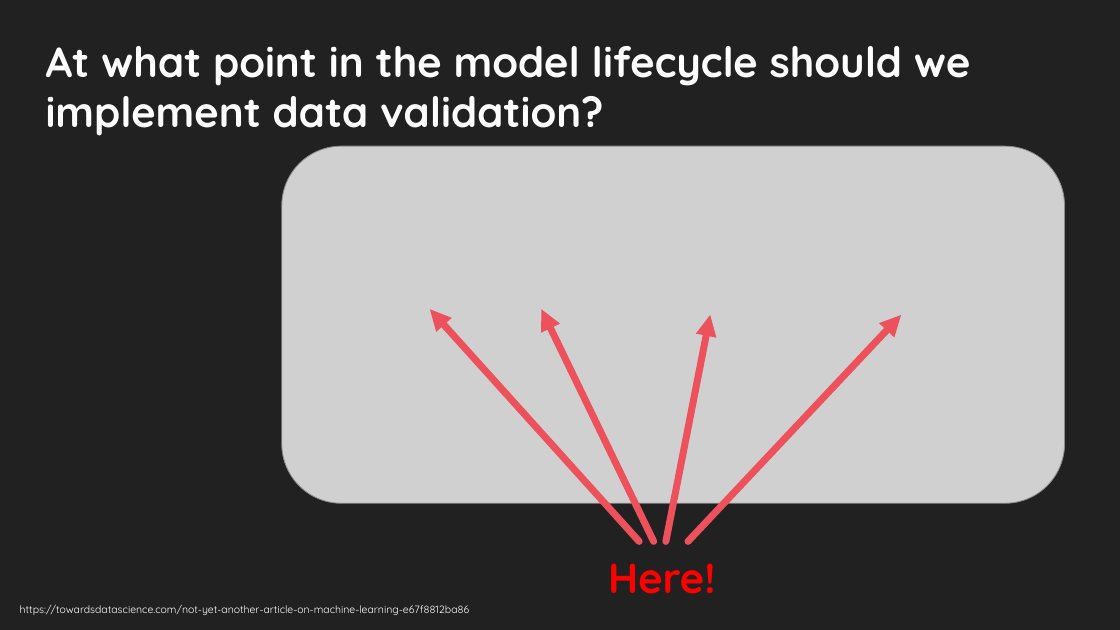
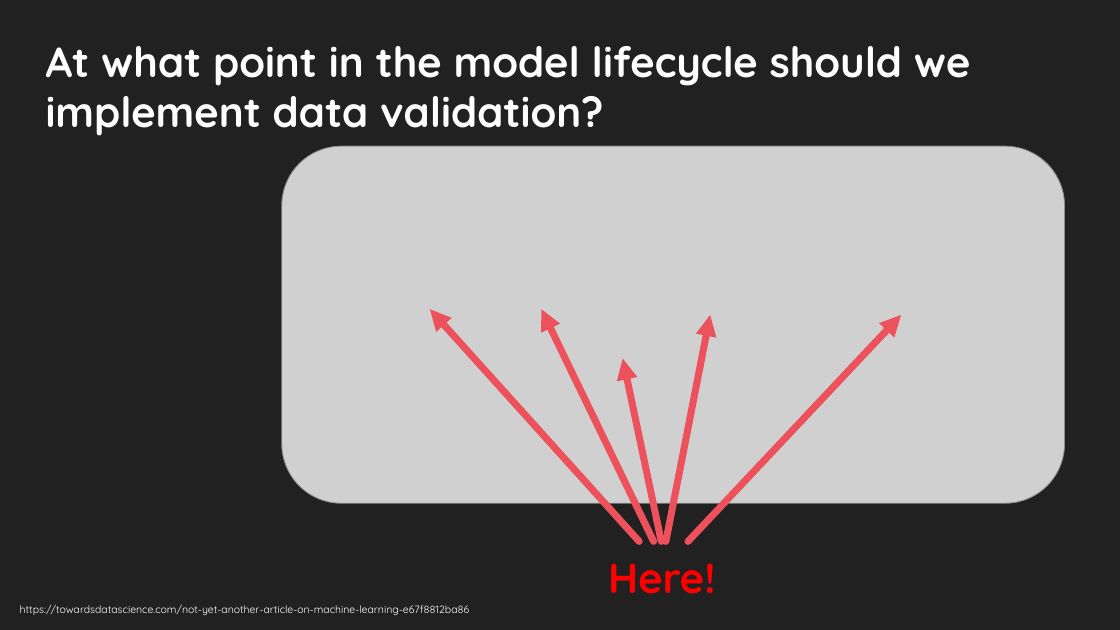
Before and after one commit to NatanMish/data_validation, a slide deck: slide 16 of Data Validation for Data Science.pptx. Drawn at 1120x630 pixels with LibreOffice and Linux fonts; fonts in the diff are those of the drawing; grey boxes stand for pictures. Boxes give left, top, right and bottom in pixels: in the first picture for what was removed or moved away, otherwise in the second. Text is boxed around its words. In the diff, an @@ line names an element or a change of style, - is before the commit and + after.

```diff
--- a/Data Validation for Data Science.pptx
+++ b/Data Validation for Data Science.pptx
@@ arrow added from (661, 542) to (623, 359), #ED515C 6 pt @@
```
Also in this commit, not shown: 2 other slides changed, 1 other file.
